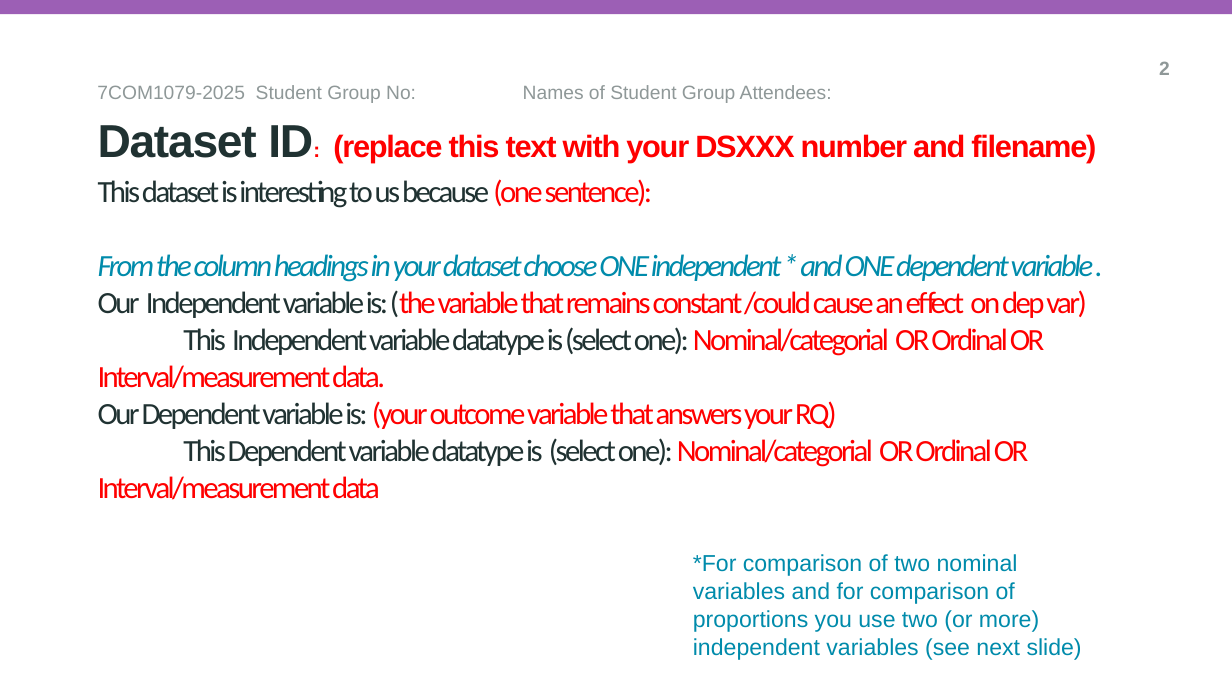
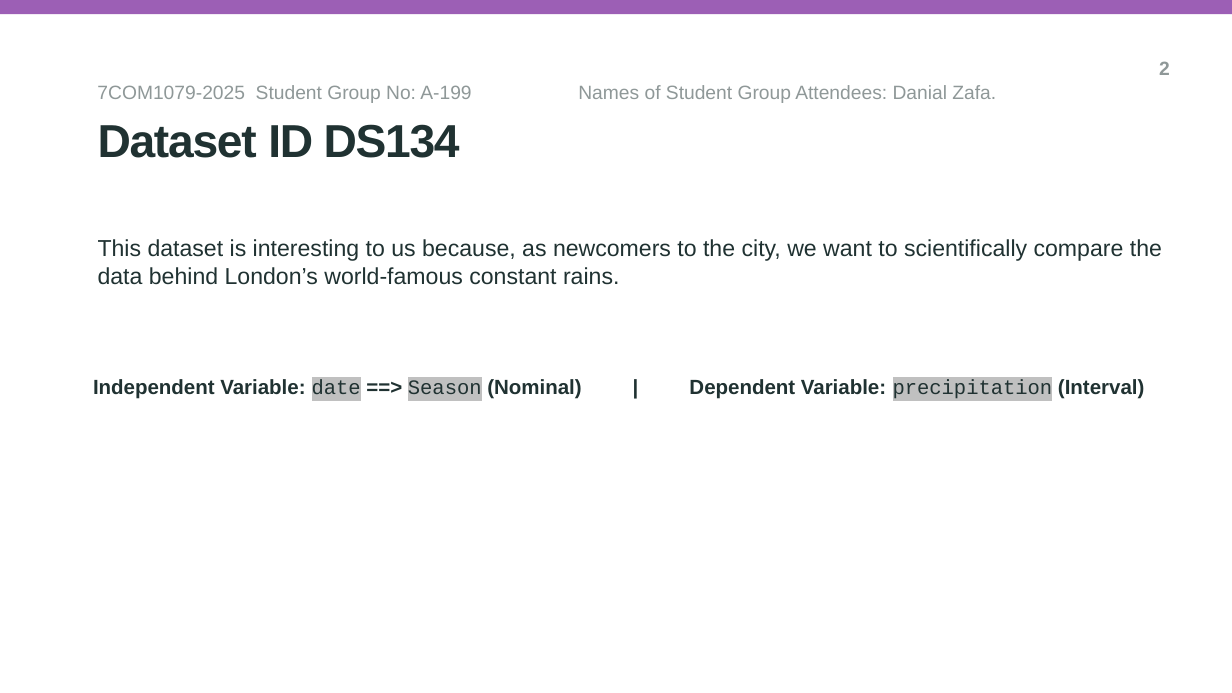
Before and after one commit to oc24aan/group-assignment-7COM1079, a slide deck: slide 3 of reseach_question_presentation_template.pptx. Drawn at 1232x693 pixels with LibreOffice and Linux fonts; fonts in the diff are those of the drawing; background and template pictures are left out. Boxes give left, top, right and bottom in pixels: in the first picture for what was removed or moved away, otherwise in the second. Text is boxed around its words. In the diff, an @@ line names an element or a change of style, - is before the commit and + after.

Commit message:
Research Question selected and Presentation created.

```diff
--- a/reseach_question_presentation_template.pptx
+++ b/reseach_question_presentation_template.pptx
@@ text at box(97, 85, 996, 103): text changed @@
-7COM1079-2025 Student Group No: Names of Student Group Attendees:
+7COM1079-2025 Student Group No: A-199 Names of Student Group Attendees: Danial Zafa.
@@ subtitle at box(98, 124, 460, 158): text changed; size 24 to 36 pt; text colour #FF0000 to #203232 @@
-Dataset ID: (replace this text with your DSXXX number and filename)
+Dataset ID DS134
@@ title at box(98, 239, 1162, 285): text changed; size 24 to 18 pt; font Calibri to Arial; text colour #FF0000 to #203232 @@
-This dataset is interesting to us because (one sentence):
-From the column headings in your dataset choose ONE independent * and ONE dependent variable .
-Our Independent variable is: (the variable that remains constant /could cause an effect on dep var)
-This Independent variable datatype is (select one): Nominal/categorial OR Ordinal OR Interval/measurement data.
-Our Dependent variable is: (your outcome variable that answers your RQ)
-This Dependent variable datatype is (select one): Nominal/categorial OR Ordinal OR Interval/measurement data
+This dataset is interesting to us because, as newcomers to the city, we want to scientifically compare the data behind London’s world-famous constant rains.
@@ text added at box(93, 379, 1144, 400), 16 pt, text #203232, bold @@
+Independent Variable: date ==> Season (Nominal) | Dependent Variable: precipitation (Interval)
@@ text removed at box(693, 554, 1082, 660) @@
-*For comparison of two nominal variables and for comparison of proportions you use two (or more) independent variables (see next slide)
```
Also in this commit, not shown: 3 other slides changed, 1 slide removed, 1 other file.
